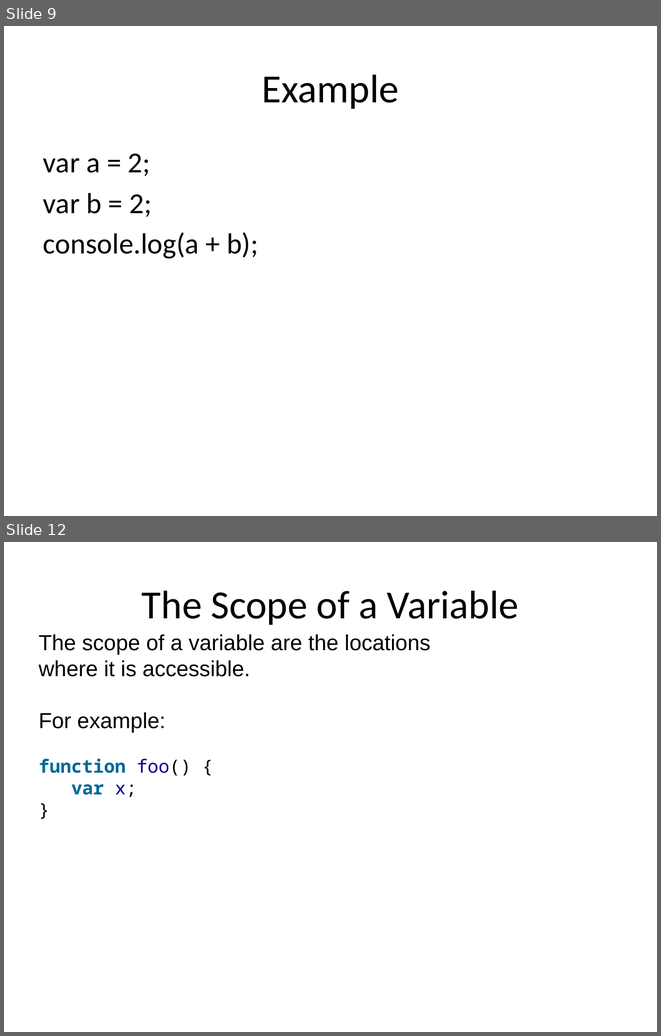
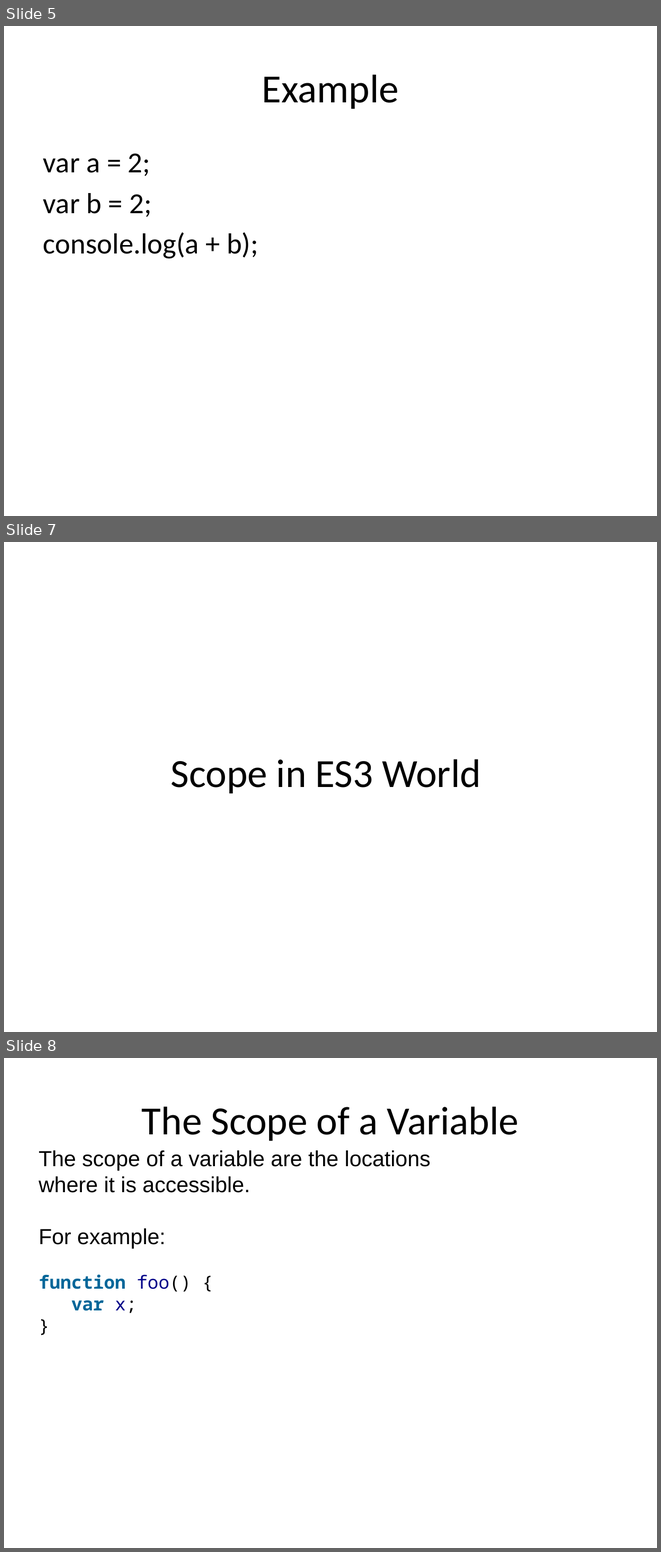
Before and after one commit to dzmitry-varabei/front-end-course, a slide deck: lecture-3-recap-scope/scope.pptx. Shown one above the other, each under a label of ours: slides 9 and 12 before the commit, slides 5, 7 and 8 after it; the slides between them are not shown. The pictures are 661x1036 and 661x1552 pixels, drawn with LibreOffice and Linux fonts; fonts in the diff are those of the drawing. Boxes give left, top, right and bottom in pixels: in the first picture for what was removed or moved away, otherwise in the second. Text is boxed around its words. In the diff, an @@ line names an element or a change of style, - is before the commit and + after.

```diff
--- a/lecture-3-recap-scope/scope.pptx
+++ b/lecture-3-recap-scope/scope.pptx
@@ slide 7 added at box(4, 542, 657, 1032), background #FFFFFF @@
@@ title added at box(171, 759, 480, 793), 44 pt, text #000000 @@
+Scope in ES3 World
@@ what was slide 9 is now slide 5 @@
@@ what was slide 12 is now slide 8 @@
```
Also in this commit, not shown: 1 slide changed, 5 slides removed, 2 other files.
